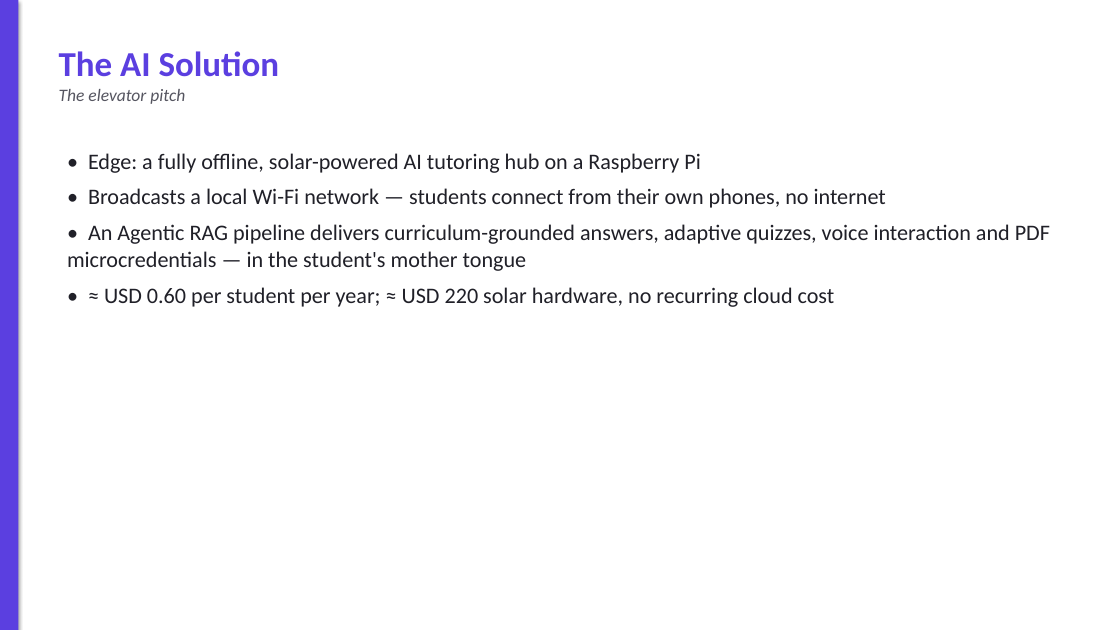
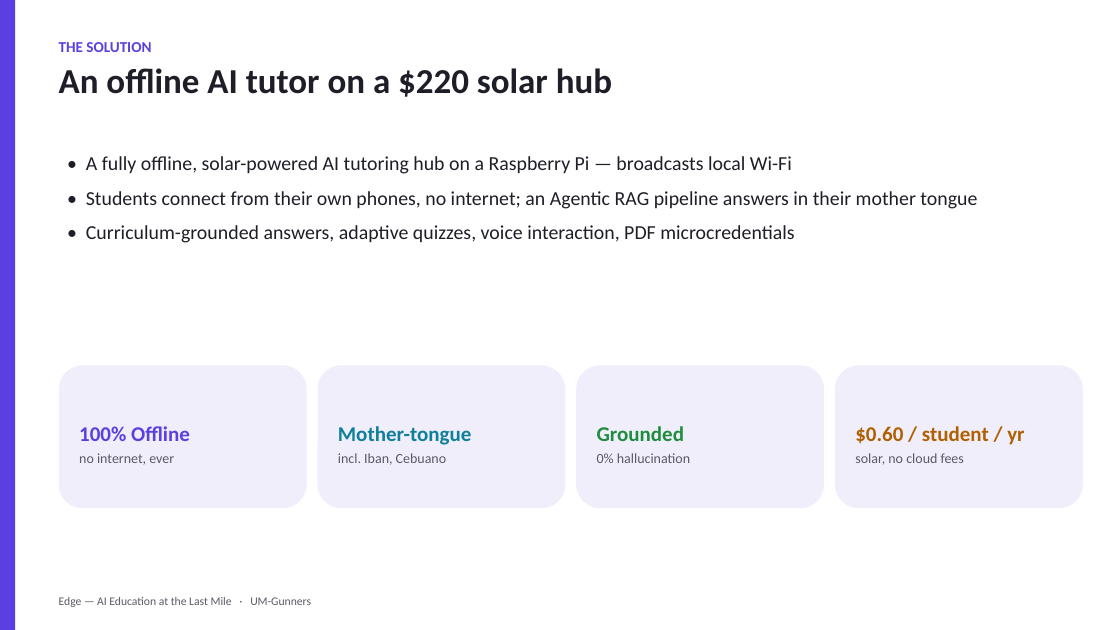
Before and after one commit to fciacia/EduNode, a slide deck: slide 3 of docs/AI for Education_University of Malaya_UM-Gunners_PitchDeck.pptx. Drawn at 1120x630 pixels with LibreOffice and Linux fonts; fonts in the diff are those of the drawing. Boxes give left, top, right and bottom in pixels: in the first picture for what was removed or moved away, otherwise in the second. Text is boxed around its words. In the diff, an @@ line names an element or a change of style, - is before the commit and + after.

Commit message:
docs: upgrade pitch deck — charts, architecture diagram, stat cards, screenshot
Rebuilds the deck visually: before/after language-bias chart, RAG-quality chart,
a 4-agent architecture diagram, problem->fix rows, big stat callouts, two-column
comparison, scalability roadmap, and a real grounded-answer product screenshot
(Verified badge + citations + diagram). Metrics remain the real measured values.

```diff
--- a/docs/AI for Education_University of Malaya_UM-Gunners_PitchDeck.pptx
+++ b/docs/AI for Education_University of Malaya_UM-Gunners_PitchDeck.pptx
@@ rectangle at [0,0,15,630]: shadow off @@
@@ text at [59,42,612,97]: text changed; size 15 to 30 pt; text colour #555560 to #1E1E28; bold on; italic off @@
-The AI Solution
-The elevator pitch
+THE SOLUTION
+An offline AI tutor on a $220 solar hub
@@ text at [86,156,977,243]: text changed; size 19 to 17 pt; text colour #202028 to #1E1E28 @@
-• Edge: a fully offline, solar-powered AI tutoring hub on a Raspberry Pi
-• Broadcasts a local Wi-Fi network — students connect from their own phones, no internet
-• An Agentic RAG pipeline delivers curriculum-grounded answers, adaptive quizzes, voice interaction and PDF microcredentials — in the student's mother tongue
-• ≈ USD 0.60 per student per year; ≈ USD 220 solar hardware, no recurring cloud cost
+• A fully offline, solar-powered AI tutoring hub on a Raspberry Pi — broadcasts local Wi-Fi
+• Students connect from their own phones, no internet; an Agentic RAG pipeline answers in their mother tongue
+• Curriculum-grounded answers, adaptive quizzes, voice interaction, PDF microcredentials
@@ rounded rectangle added at [59,365,307,508], fill #F1EEFC, 12 pt, text #5A5A66 @@
+100% Offline
+no internet, ever
@@ rounded rectangle added at [318,365,565,508], fill #F1EEFC, 12 pt, text #5A5A66 @@
+Mother-tongue
+incl. Iban, Cebuano
@@ rounded rectangle added at [576,365,824,508], fill #F1EEFC, 12 pt, text #5A5A66 @@
+Grounded
+0% hallucination
@@ rounded rectangle added at [835,365,1083,508], fill #F1EEFC, 12 pt, text #5A5A66 @@
+$0.60 / student / yr
+solar, no cloud fees
@@ text added at [59,597,311,607], 10 pt, text #5A5A66 @@
+Edge — AI Education at the Last Mile · UM-Gunners
```
Also in this commit, not shown: 11 other slides changed, 3 slides added, 3 slides removed, 3 other files.
